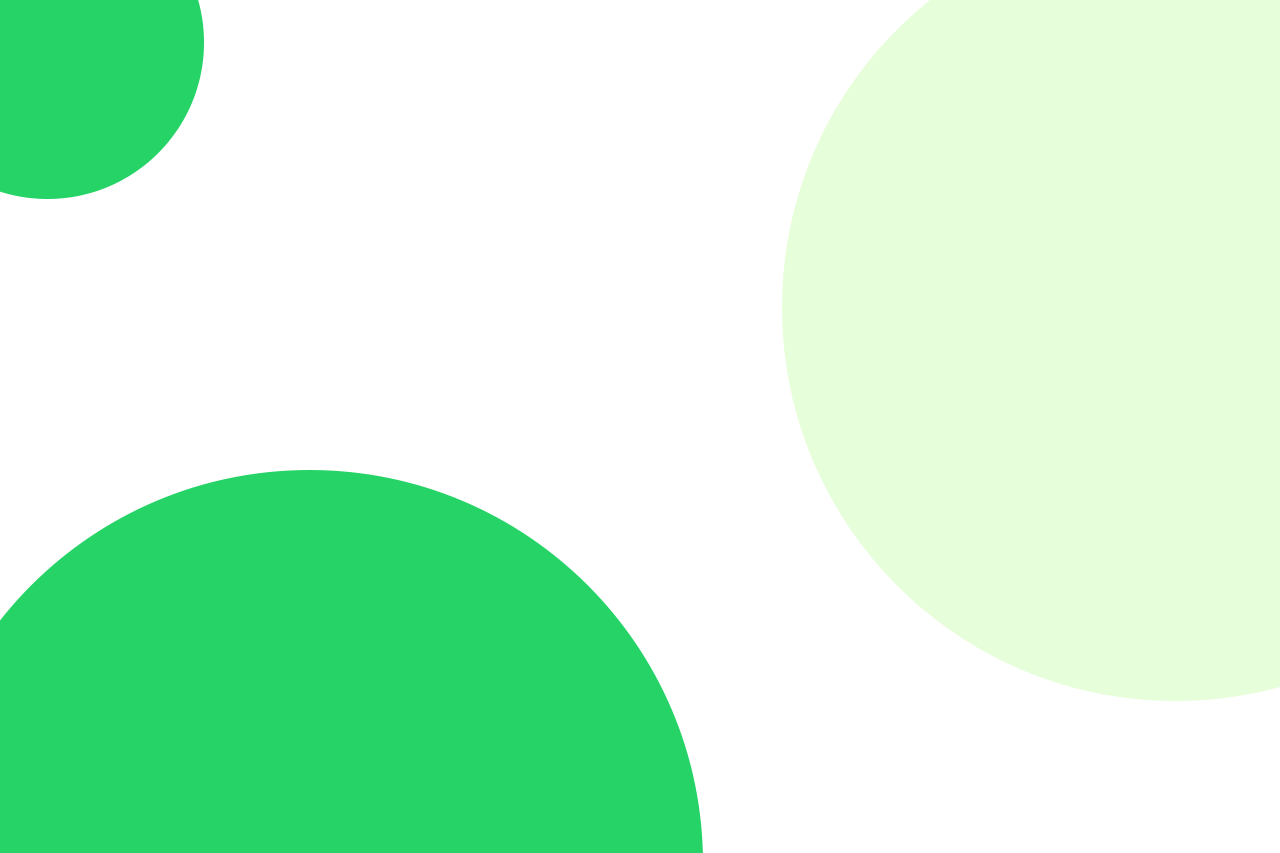
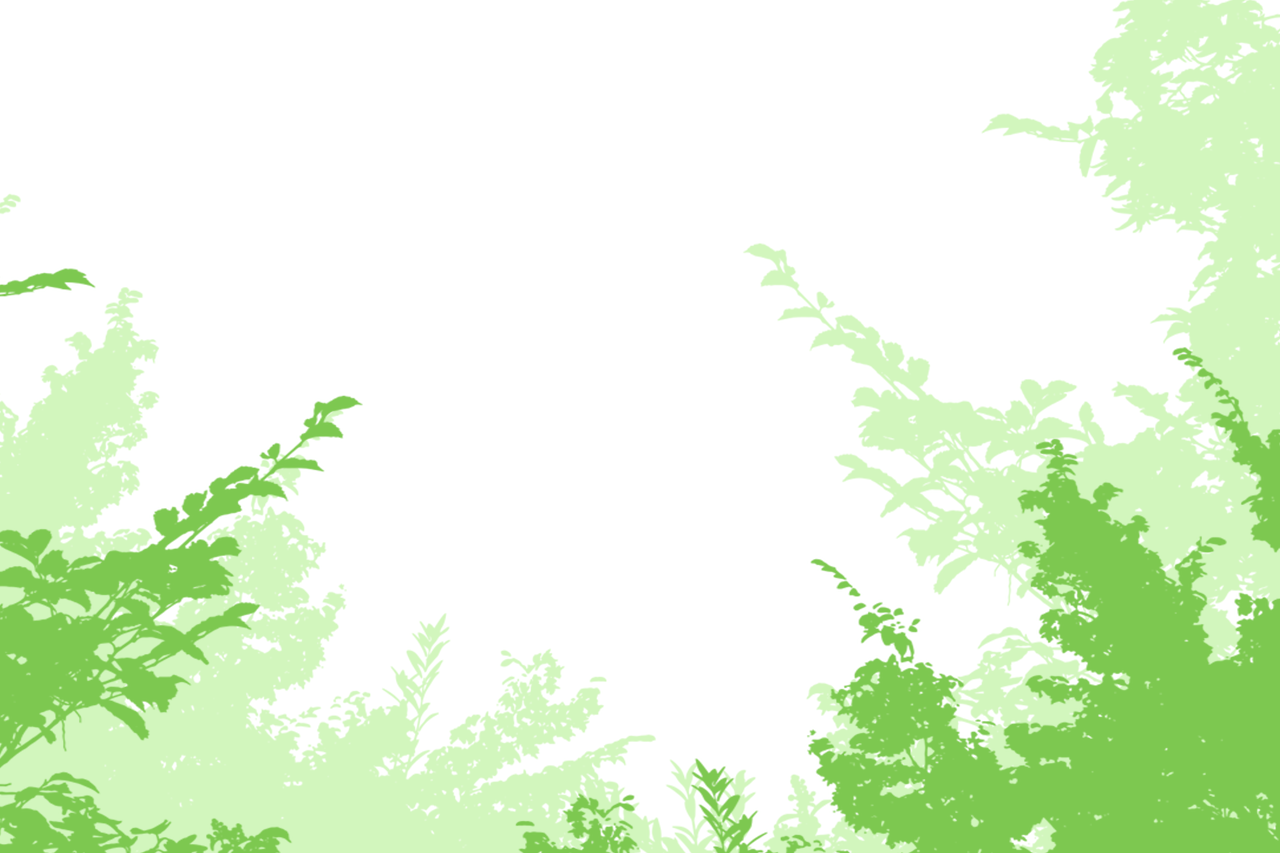
Layered file, before and after one edit (1280x853). Changes by layer:
removed layer "Elipse 1 copia 2" (was 20%) over [782, 0, 1280, 701]
removed layer "Elipse 1 copia" over [0, 470, 703, 853]
removed layer "Elipse 1" over [0, 0, 204, 199]
removed layer "Fondo" over [0, 0, 1280, 853]
added layer "branches-1769746_1280 copia" above "branches-1769746_1280" over [0, 265, 1280, 853]
added layer "branches-1769746_1280" above "Rectángulo 1" over [0, 0, 1280, 853]
added layer "Rectángulo 1" over [0, 0, 1280, 853]
